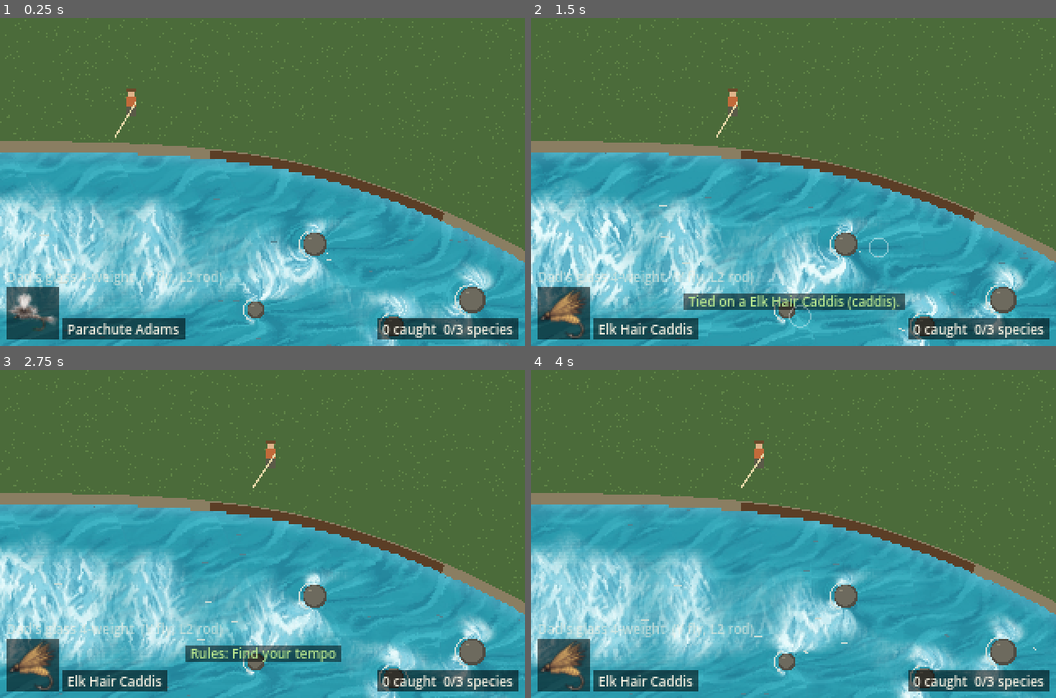
Above: before the commit, frames 1-4 (two rows, left to right).
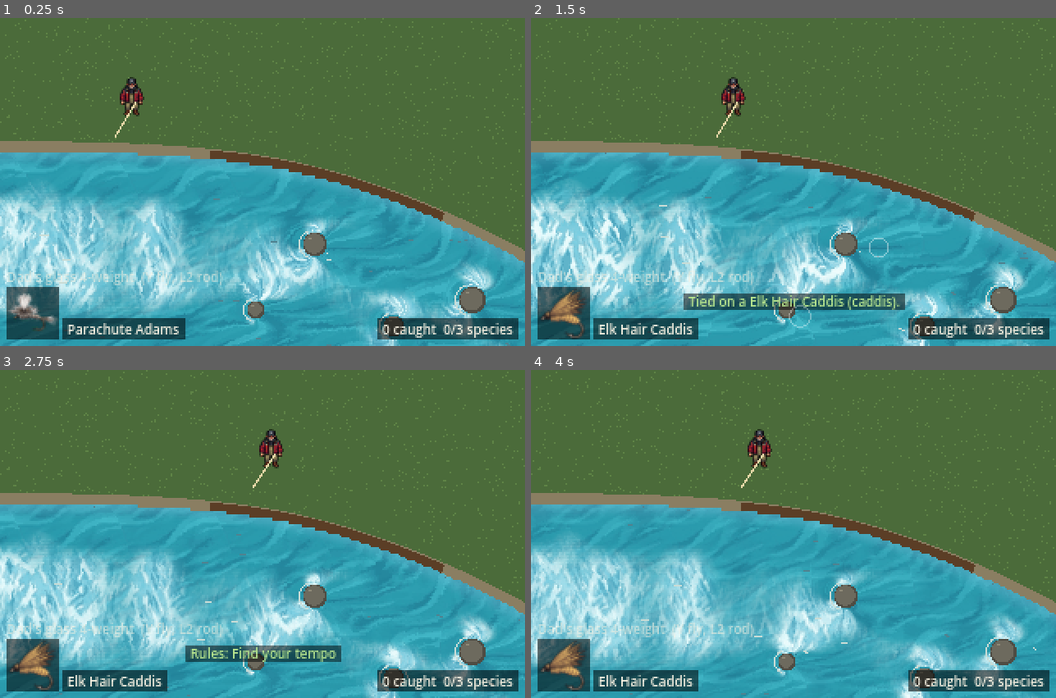
Above: after the commit, the same moments.

Repository: travernorm/Lodge
Game: Godot game, scene res://scenes/main.tscn
Same seed, same stepped clock (60 frames per second), same inputs: the game is played once before the commit and once after it.
Inputs (mouse positions are in pixels of both pictures, inside the frame that each line leads up to):
- Up to frame 1 (0.25 s): no input
- Up to frame 2 (1.5 s): tap Enter at 0.5 s; move the mouse to (909, 165) at 0.52 s; hold D (move_right) 0.53-1.25 s; tap F (change_fly) at 0.6 s; click (909, 165) at 0.67 s; drag from (688, 198) to (767, 247) at 1.27 s
- Up to frame 3 (2.75 s): move the mouse to (315, 461) at 2.02 s; hold D (move_right) from 2.03 s (still down); tap Tab (cycle_rules) at 2.1 s
- Up to frame 4 (4 s): release D (move_right) at 2.75 s; drag from (767, 599) to (636, 484) at 2.77 s; move the mouse to (951, 583) at 3.52 s; hold A (move_left) from 3.53 s (still down); tap M (mend) at 3.6 s

The runs differ from the first frame. In frame 1, 0.3% of the frame differs, in the area x 22-28%, y 18-30%; in frame 2, 0.3%, in the area x 36-41%, y 18-30%; in frame 3, 0.3%; in frame 4, 0.3%.

Commit message:
Draw the angler with Traver's waders sprite
The code-drawn block angler is replaced by Traver's 8-direction PixelLab
sprite (man in waders, red and black wool jacket, cap). AnglerView draws the
view for the way the angler faces, at half size with mipmaps, plus the rod.
The stream scene owns it; its R9 cap drops from 460 to 451.

Co-Authored-By: Claude Opus 5.5 <noreply@anthropic.com>
Claude-Session: https://claude.ai/code/session_011A7L2nLSW2LXy5XxWJLUNz

Diff:
--- /dev/null
+++ b/scripts/angler_view.gd
@@ -0,0 +1,64 @@
+class_name AnglerView
+extends Node2D
+## Draws the angler: Traver's 8-view sprite of the man in waders, turned the
+## way the angler faces, and the rod from hand to tip. Its owner (the stream
+## scene) calls show_angler() each time it draws. Reads, changes nothing (a
+## layer 4 view).
+##
+## The sheet (`assets/angler/idle.png`) is one row of 8 square views in the
+## same order as the fly sheets: S, SE, E, NE, N, NW, W, SW, the way the angler
+## faces on screen. Facing the water across the test screen shows his back.
+## The views were painted at 48 px and are drawn at half size, sampled with
+## mipmaps (the sheet is imported with mipmaps on) so the detail stays clean.
+
+## How big one view (one square cell of the sheet) is drawn, in screen pixels.
+## 24 = half the painted 48 px, which makes him about 23 px tall.
+const DRAW_PX := 24.0
+const COL_ROD := Color("e8d8a8")
+
+## The angler's views. Point this at a new sheet in the same layout to swap the art.
+@export var sheet: Texture2D = preload("res://assets/angler/idle.png")
+
+var _facing := FlyView.Facing.NORTH
+var _hand := Vector2.ZERO
+var _tip := Vector2.ZERO
+
+
+func _init() -> void:
+	texture_filter = CanvasItem.TEXTURE_FILTER_LINEAR_WITH_MIPMAPS
+
+
+## Makes an AnglerView and adds it under `parent`, drawn before the parent's
+## other children so the line and the fly show over the angler.
+static func add_to(parent: Node) -> AnglerView:
+	var view := AnglerView.new()
+	parent.add_child(view)
+	parent.move_child(view, 0)
+	return view
+
+
+## Shows the angler standing at `feet`, facing along `toward` (screen
+## direction; UP faces the top of the screen), holding the rod from `hand` to
+## `tip`. All in the owner's space.
+func show_angler(feet: Vector2, toward: Vector2, hand: Vector2, tip: Vector2) -> void:
+	position = feet.floor()
+	_facing = FlyView.facing_for(toward)
+	_hand = hand.floor() - position
+	_tip = tip.floor() - position
+	queue_redraw()
+
+
+## Which view shows, for tests and the debug overlay.
+func facing() -> FlyView.Facing:
+	return _facing
+
+
+## Where one view is drawn, around the feet: centred across, standing on them.
+static func body_rect() -> Rect2:
+	return Rect2(-DRAW_PX * 0.5, -DRAW_PX, DRAW_PX, DRAW_PX)
+
+
+func _draw() -> void:
+	if sheet != null:
+		draw_texture_rect_region(sheet, body_rect(), FlyView.frame_rect(sheet, _facing))
+	draw_line(_hand, _tip, COL_ROD, 1.0)
--- a/scripts/stream_scene.gd
+++ b/scripts/stream_scene.gd
@@ -5,8 +5,8 @@
 ##   fallen log. The camera scrolls with the angler, who walks the bank.
 ## - Without one: the original test screen, a fast riffle on the left feeding a
 ##   slow pool on the right, with a boulder at the head of the pool.
-## Everything is drawn with primitives so feel can be tuned before any real art
-## exists. Swap in Aseprite tiles later.
+## The ground and features are drawn with primitives so feel can be tuned
+## before any real art exists. The angler is Traver's sprite (AnglerView).
 ##
 ## The current comes from a RiverField (scripts/river/river_field.gd): the
 ## thalweg (deepest, fastest line), slow edges, the boulder's cushion, pocket and
@@ -68,11 +68,6 @@
 const COL_ROCK_DARK := Color("4f4c43")
 const COL_FOAM := Color("c9dcd6")
 const COL_STREAK := Color("4f8290")
-const COL_WADERS := Color("5a5a48")
-const COL_JACKET := Color("c26a3a")
-const COL_HAT := Color("6b4a2a")
-const COL_SKIN := Color("e0b48a")
-const COL_ROD := Color("e8d8a8")
 const COL_CUT_BANK := Color("5b3e26")
 const COL_LOG := Color("5a442c")
 const COL_LOG_LIGHT := Color("7a5e3e")
@@ -95,6 +90,8 @@
 @onready var _cast: Node = get_node_or_null(^"Cast")
 ## Paints the water with a WaterLook when it has one (scripts/river/water_view.gd).
 @onready var _water: WaterView = get_node_or_null(^"Water")
+## Draws the angler and the rod (scripts/angler_view.gd).
+var _angler: AnglerView
 
 
 func _enter_tree() -> void:
@@ -119,6 +116,7 @@
 func _ready() -> void:
 	add_to_group(&"stream")
 	_rng.seed = 1979
+	_angler = AnglerView.add_to(self)
 	if camera != null:
 		camera.make_current()
 		camera.reset_smoothing()
@@ -417,7 +415,8 @@
 		draw_line(s.floor(), (s + v / speed * length).floor(), col, 1.0)
 
 	for f in river.features: _draw_feature(f)
-	_draw_angler()
+	if _angler != null:
+		_angler.show_angler(angler_pos, _facing, hand_position(), rod_tip())
 
 
 ## Boulders and logs have art; other kinds above ground show their footprint.
@@ -448,12 +447,3 @@
 	for t in [0.3, 0.55, 0.8]:
 		var p: Vector2 = (a + along * t).floor()
 		draw_line(p, p + along.normalized().rotated(0.7 if t != 0.55 else -0.7) * 5.0, COL_LOG, 1.0)
-
-
-func _draw_angler() -> void:
-	var p := angler_pos.floor()
-	draw_rect(Rect2(p + Vector2(-3, -6), Vector2(6, 6)), COL_WADERS)
-	draw_rect(Rect2(p + Vector2(-3, -12), Vector2(6, 6)), COL_JACKET)
-	draw_rect(Rect2(p + Vector2(-2, -16), Vector2(4, 4)), COL_SKIN)
-	draw_rect(Rect2(p + Vector2(-3, -17), Vector2(6, 2)), COL_HAT)
-	draw_line(hand_position().floor(), rod_tip().floor(), COL_ROD, 1.0)
--- /dev/null
+++ b/tests/angler_view_test.gd
@@ -0,0 +1,67 @@
+extends SceneTree
+## Angler art (AnglerView): the sheet is Traver's 8 views, the view turns with
+## the way the angler faces, and he stands on his feet with the rod in hand.
+##   godot --headless --path . --script res://tests/angler_view_test.gd
+
+var _failures := 0
+
+
+func _initialize() -> void:
+	_test_sheet()
+	_test_facing()
+	_test_placement()
+	_test_drawn_first()
+	if _failures == 0:
+		print("Angler view tests passed.")
+		quit(0)
+	else:
+		printerr("%d angler view test(s) failed." % _failures)
+		quit(1)
+
+
+func _test_sheet() -> void:
+	var view := AnglerView.new()
+	_check(view.sheet != null, "the angler has a sprite sheet")
+	if view.sheet != null:
+		_check(view.sheet.get_width() == view.sheet.get_height() * FlyView.VIEWS, "the sheet is 8 square views in a row")
+	_check(view.texture_filter == CanvasItem.TEXTURE_FILTER_LINEAR_WITH_MIPMAPS, "the sheet is sampled with mipmaps")
+	view.free()
+
+
+func _test_facing() -> void:
+	var view := AnglerView.new()
+	var cases := [
+		[Vector2.UP, FlyView.Facing.NORTH],  # facing across the test screen: his back
+		[Vector2.DOWN, FlyView.Facing.SOUTH],
+		[Vector2(1, -1), FlyView.Facing.NORTH_EAST],
+		[Vector2.LEFT, FlyView.Facing.WEST],
+	]
+	for c in cases:
+		view.show_angler(Vector2(100, 100), c[0], Vector2(103, 91), Vector2(103, 65))
+		_check(view.facing() == c[1], "facing %s shows view %d" % [c[0], c[1]])
+	view.free()
+
+
+func _test_placement() -> void:
+	var view := AnglerView.new()
+	view.show_angler(Vector2(100.6, 120.4), Vector2.UP, Vector2(103, 111), Vector2(103, 85))
+	_check(view.position == Vector2(100, 120), "he stands on whole pixels")
+	var body := AnglerView.body_rect()
+	_check(is_equal_approx(body.end.y, 0.0), "his feet are at the angler's position")
+	_check(is_equal_approx(body.get_center().x, 0.0), "he is centred on it")
+	view.free()
+
+
+## The line and the fly draw over the angler, so he is the owner's first child.
+func _test_drawn_first() -> void:
+	var owner := Node2D.new()
+	owner.add_child(Node2D.new())
+	var view := AnglerView.add_to(owner)
+	_check(view.get_index() == 0, "the angler draws before the owner's other children")
+	owner.free()
+
+
+func _check(ok: bool, what: String) -> void:
+	if not ok:
+		_failures += 1
+		printerr("FAIL: " + what)
--- a/tests/architecture_test.gd
+++ b/tests/architecture_test.gd
@@ -94,7 +94,7 @@
 const DEBT_LINES := {
 	"res://scripts/fishing/fishing_controller.gd": 615,  # F1: step A (fly box HUD moved to FlyBoxView)
 	"res://scripts/river/river_field.gd": 623,  # F11: builder and query in one (603 after REQ-0004 C3)
-	"res://scripts/stream_scene.gd": 460,  # F1: step A2 (445)
+	"res://scripts/stream_scene.gd": 451,  # F1: step A2 (angler drawing moved to AnglerView)
 }
 
 var _failures := 0
Binary file added: assets/angler/idle.png
Not shown, added: assets/angler/idle.png.import
Not shown, added: assets/angler/SOURCE.md
Not shown, changed: docs/ARCHITECTURE.md
